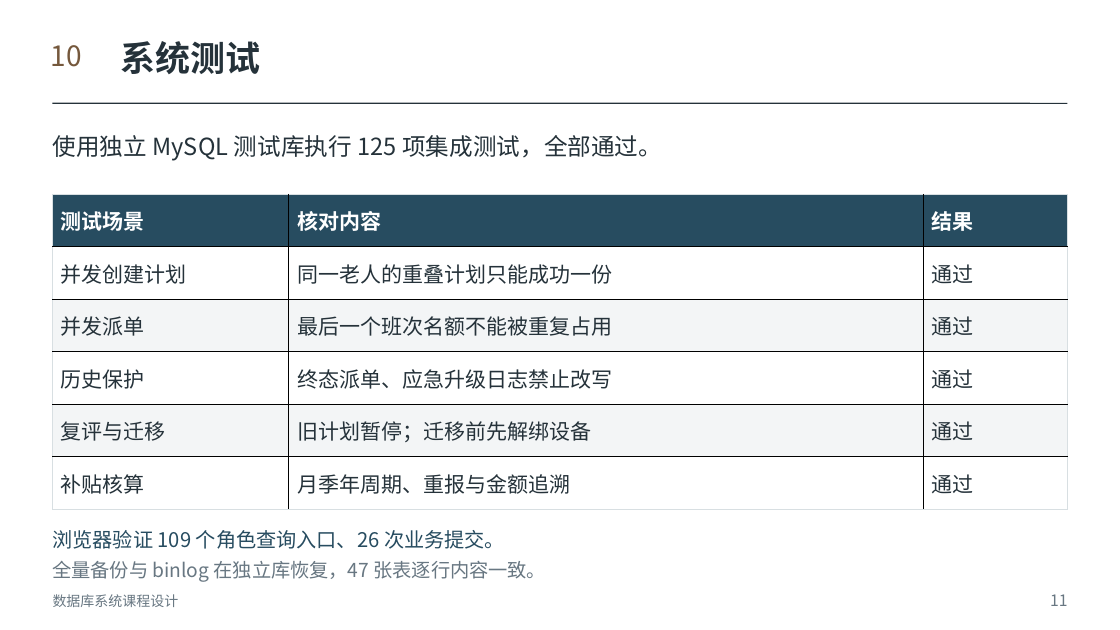
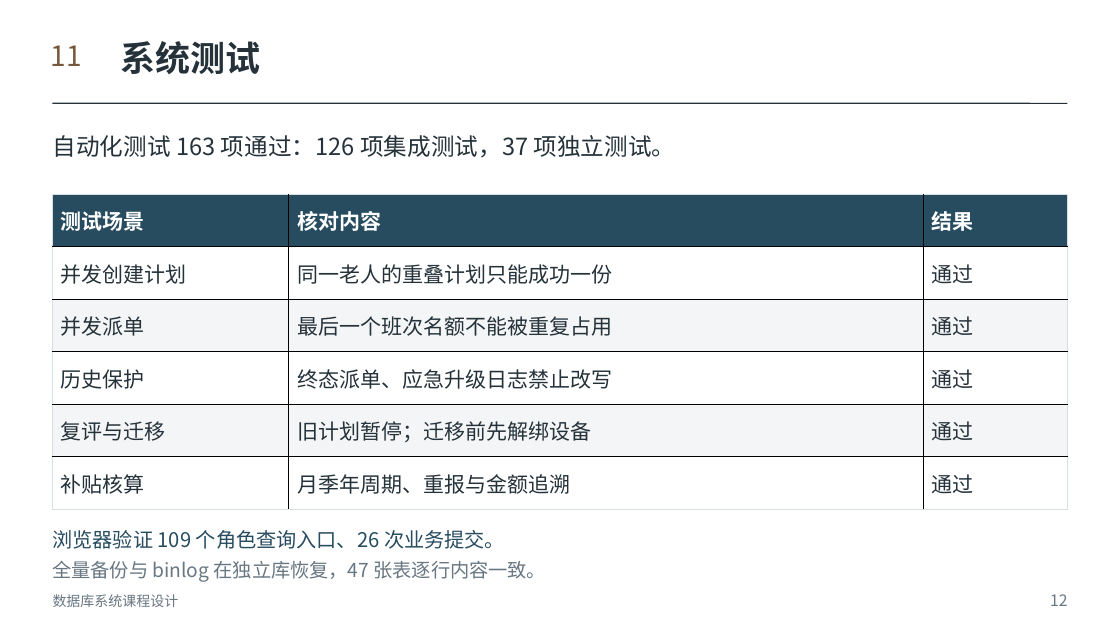
Before and after one commit to Herbertlyw/db_eldercare, a slide deck: slide 12 of outputs/社区居家养老平台课程答辩_修订版.pptx (slide 11 before the commit). Drawn at 1120x630 pixels with LibreOffice and Linux fonts; fonts in the diff are those of the drawing. Boxes give left, top, right and bottom in pixels: in the first picture for what was removed or moved away, otherwise in the second. Text is boxed around its words. In the diff, an @@ line names an element or a change of style, - is before the commit and + after.

```diff
--- a/outputs/社区居家养老平台课程答辩_修订版.pptx
+++ b/outputs/社区居家养老平台课程答辩_修订版.pptx
@@ text at bbox=[51, 45, 82, 66]: text changed @@
-10
+11
@@ text at bbox=[53, 135, 676, 158]: text changed @@
-使用独立 MySQL 测试库执行 125 项集成测试，全部通过。
+自动化测试 163 项通过：126 项集成测试，37 项独立测试。
@@ text at bbox=[1050, 594, 1067, 606]: text changed @@
-11
+12
```
Also in this commit, not shown: 8 other slides changed, 2 slides added, 1 slide removed, 14 other files.
